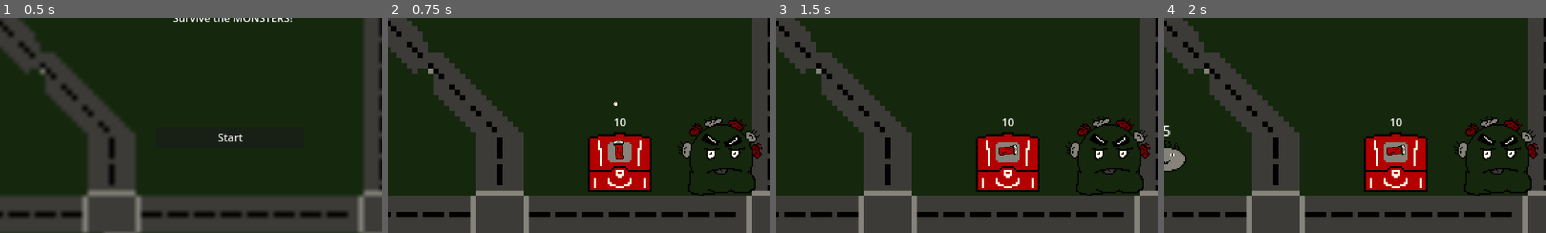
Above: before the commit, frames 1-4 (left to right).
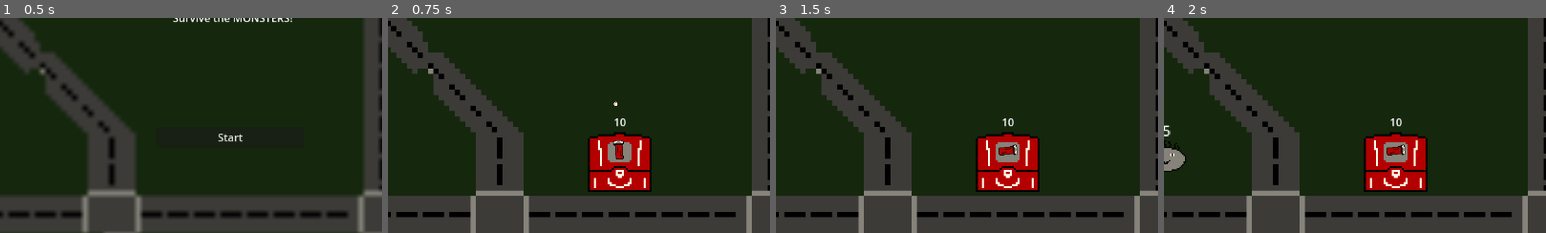
Above: after the commit, the same moments.

Repository: Jadale18/GWJ56-Entry
Game: Godot game, scene res://main_menu.tscn
The game is run twice, just before and just after one commit, with the same random seed, the same clock (stepped at 60 frames per second) and the same inputs.
Inputs (mouse positions are % of the whole screen's width and height, from its top left):
- Up to frame 1 (0.5 s): no input
- Up to frame 2 (0.75 s): click "Start" at 0.5 s
- Up to frame 3 (1.5 s): move the mouse to (72, 45) at 1.27 s; hold Right (ui_right) from 1.28 s (still down); hold A (Rotate_L) from 1.28 s (still down)
- Up to frame 4 (2 s): keep holding Right (ui_right); keep holding A (Rotate_L)
The pictures show only the part of the screen within x 20-70%, y 19-69%; the shares and areas given below are measured in that part.

Frame 1 is identical in both runs. In frame 2, 1.8% of the frame differs, in the area x 75-98%, y 45-83%; in frame 3, 1.8%; in frame 4, 1.8%.

Commit message:
Boss spawn and mechanics

Diff:
--- a/Shop.gd
+++ b/Shop.gd
@@ -1,7 +1,7 @@
 extends Control
 
 var parts = 0
-var wall_parts = 1000
+var wall_parts = 0
 signal cont
 signal cannonBought
 signal wallBought
@@ -28,6 +28,11 @@
 		if $WallParts.visible == false:
 			$WallParts.visible = true
 			$GridContainer/NewWall.visible = true
+	else:
+		wall_parts += 20
+		parts += 20
+		$Label.text = 'Monster Parts: ' + var_to_str(parts)
+		$WallParts.text = 'Tough Monster Parts: ' + var_to_str(wall_parts)
 
 
 
--- /dev/null
+++ b/boss.gd
@@ -0,0 +1,23 @@
+extends CharacterBody2D
+
+var health = 50
+var velocity_dir = Vector2.RIGHT
+var speed = 30
+signal died(material)
+
+func _physics_process(delta):
+	velocity = velocity_dir * speed
+	move_and_slide()
+	check_health()
+
+func check_health():
+	$Label.text = var_to_str(health)
+	if health <= 0:
+		emit_signal('died', 3)
+		queue_free()
+
+func _on_boss_area_area_entered(area):
+	if area.name == 'Bunker':
+		queue_free()
+	elif 'Bullet' in area.name:
+		health -= 1
--- a/boss.tscn
+++ b/boss.tscn
@@ -1,6 +1,7 @@
-[gd_scene load_steps=5 format=3 uid="uid://oj6y6s43nkgd"]
+[gd_scene load_steps=6 format=3 uid="uid://oj6y6s43nkgd"]
 
 [ext_resource type="Texture2D" uid="uid://ddcpfmsm14mku" path="res://Boss.png" id="1_0otf7"]
+[ext_resource type="Script" path="res://boss.gd" id="1_u8mai"]
 
 [sub_resource type="AtlasTexture" id="AtlasTexture_do46v"]
 atlas = ExtResource("1_0otf7")
@@ -26,6 +27,9 @@
 
 [node name="Boss" type="CharacterBody2D"]
 scale = Vector2(2, 2)
+collision_layer = 0
+collision_mask = 0
+script = ExtResource("1_u8mai")
 
 [node name="AnimatedSprite2D" type="AnimatedSprite2D" parent="."]
 texture_filter = 1
@@ -35,3 +39,18 @@
 
 [node name="CollisionPolygon2D" type="CollisionPolygon2D" parent="."]
 polygon = PackedVector2Array(-21, 27, 23, 26, 27, 19, 24, 12, 24, -6, 15, -21, 0, -25, -15, -18, -23, -2, -23, 25)
+
+[node name="BossArea" type="Area2D" parent="."]
+
+[node name="CollisionPolygon2D2" type="CollisionPolygon2D" parent="BossArea"]
+polygon = PackedVector2Array(-21, 27, 23, 26, 27, 19, 24, 12, 24, -6, 15, -21, 0, -25, -15, -18, -23, -2, -23, 25)
+
+[node name="Label" type="Label" parent="."]
+offset_left = -20.0
+offset_top = -51.5
+offset_right = 20.0
+offset_bottom = -25.5
+text = "50"
+horizontal_alignment = 1
+
+[connection signal="area_entered" from="BossArea" to="." method="_on_boss_area_area_entered"]
--- a/bullet.gd
+++ b/bullet.gd
@@ -20,5 +20,5 @@
 
 
 func _on_area_entered(area):
-	if area.name == 'EnemyArea':
+	if area.name == 'EnemyArea' or area.name == "BossArea":
 		queue_free()
--- a/main.gd
+++ b/main.gd
@@ -3,6 +3,7 @@
 var enemyPath = preload('res://enemy_1.tscn')
 var cannonPath = preload("res://cannon.tscn")
 var wallPath = preload('res://wall.tscn')
+var bossPath = preload('res://boss.tscn')
 var wavemode = false
 var buymode = false
 var enemies_exist = false
@@ -11,7 +12,7 @@
 var newcannon = null
 var newwall = null
 var can_place = true
-var wave_counter = 1
+var wave_counter = 0
 
 # Called when the node enters the scene tree for the first time.
 func _ready():
@@ -85,6 +86,10 @@
 	for node in get_children():
 		if "Cannon" in node.name:
 			node.ableToShoot = true
+	if wave_counter >= 10:
+		var bosses = floor(wave_counter/5) - 1
+		for boss in bosses:
+			spawn_boss()
 
 func _on_shop_cannon_bought():
 	newcannon = cannonPath.instantiate()
@@ -125,3 +130,12 @@
 	if Input.is_action_just_pressed("shoot"):
 		placing_wall = false
 		$Shop/GridContainer.visible = true
+
+func spawn_boss():
+	var boss = bossPath.instantiate()
+	$Shop.add_child(boss)
+	$Shop.connect_enemy(boss.get_path())
+	var spawn_location = get_node("EnemyPath/EnemySpawnLocations")
+	spawn_location.progress_ratio = randf()
+	boss.position = spawn_location.position
+	boss.velocity_dir = Vector2(576 - boss.position.x, 324 - boss.position.y).normalized()
--- a/main.tscn
+++ b/main.tscn
@@ -6,7 +6,6 @@
 [ext_resource type="Texture2D" uid="uid://g2hcaluue7qd" path="res://BG (4).png" id="2_jm8ah"]
 [ext_resource type="PackedScene" uid="uid://cmjngy5pnyo0p" path="res://enemy_1.tscn" id="3_gi6mn"]
 [ext_resource type="PackedScene" uid="uid://b5kysgfllcfww" path="res://shop.tscn" id="6_486qw"]
-[ext_resource type="PackedScene" uid="uid://oj6y6s43nkgd" path="res://boss.tscn" id="7_vqh8y"]
 
 [sub_resource type="Curve2D" id="Curve2D_okigp"]
 _data = {
@@ -49,9 +48,6 @@
 [node name="Enemy1" parent="Shop" instance=ExtResource("3_gi6mn")]
 position = Vector2(84, 326)
 
-[node name="Boss" parent="." instance=ExtResource("7_vqh8y")]
-position = Vector2(728, 336)
-
 [connection signal="timeout" from="EnemySpawnTimer" to="." method="_on_timer_timeout"]
 [connection signal="timeout" from="WaveTimer" to="." method="_on_wave_timer_timeout"]
 [connection signal="cannonBought" from="Shop" to="." method="_on_shop_cannon_bought"]
--- a/wall.gd
+++ b/wall.gd
@@ -16,3 +16,8 @@
 func _on_timer_timeout():
 	$Sprite2D.visible = not $Sprite2D.visible
 	$Sprite2D2.visible = not $Sprite2D2.visible
+
+
+func _on_wall_area_area_entered(area):
+	if area.name == 'BossArea':
+		queue_free()
--- a/wall.tscn
+++ b/wall.tscn
@@ -1,7 +1,11 @@
-[gd_scene load_steps=3 format=3 uid="uid://b13l1j18e5p8e"]
+[gd_scene load_steps=4 format=3 uid="uid://b13l1j18e5p8e"]
 
 [ext_resource type="Script" path="res://wall.gd" id="1_j8co3"]
 [ext_resource type="Texture2D" uid="uid://cpcso3sujpdne" path="res://Wall.png" id="1_kimfj"]
+
+[sub_resource type="CapsuleShape2D" id="CapsuleShape2D_pvmxx"]
+radius = 16.0
+height = 122.0
 
 [node name="Wall" type="StaticBody2D"]
 collision_layer = 3
@@ -22,11 +26,16 @@
 scale = Vector2(2, 2)
 texture = ExtResource("1_kimfj")
 
-[node name="CollisionPolygon2D" type="CollisionPolygon2D" parent="."]
-visible = false
-polygon = PackedVector2Array(-136, -1, -1, -58, 132, -1, -1, 63)
-
 [node name="Timer" type="Timer" parent="."]
 wait_time = 0.6
 
+[node name="CollisionShape2D" type="CollisionShape2D" parent="."]
+shape = SubResource("CapsuleShape2D_pvmxx")
+
+[node name="WallArea" type="Area2D" parent="."]
+
+[node name="CollisionShape2D2" type="CollisionShape2D" parent="WallArea"]
+shape = SubResource("CapsuleShape2D_pvmxx")
+
 [connection signal="timeout" from="Timer" to="." method="_on_timer_timeout"]
+[connection signal="area_entered" from="WallArea" to="." method="_on_wall_area_area_entered"]
Not shown: 1 places in main.tscn that only renumber resources
